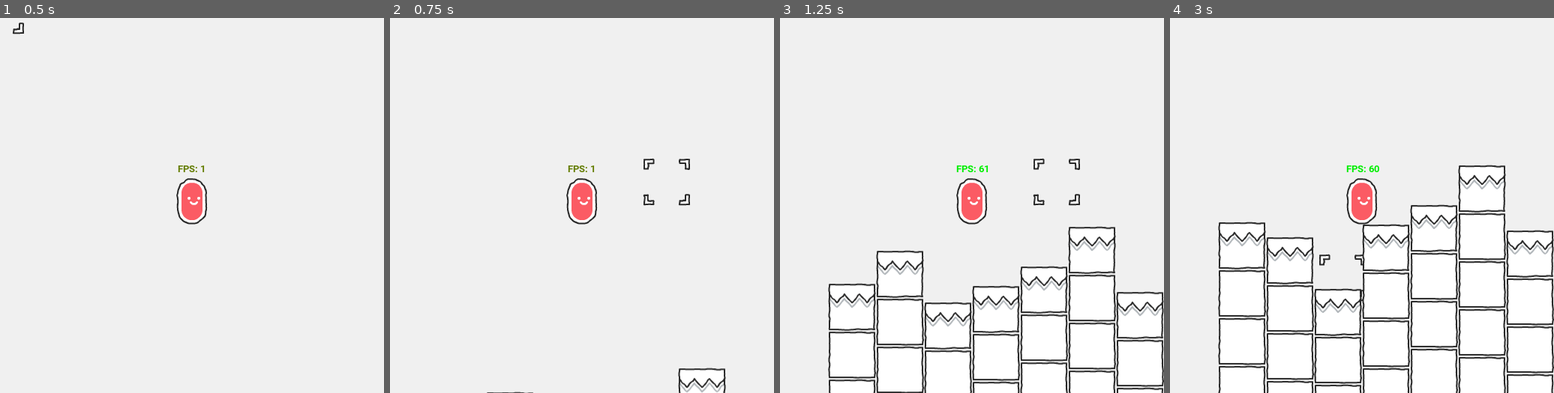
Above: before the commit, frames 1-4 (left to right).
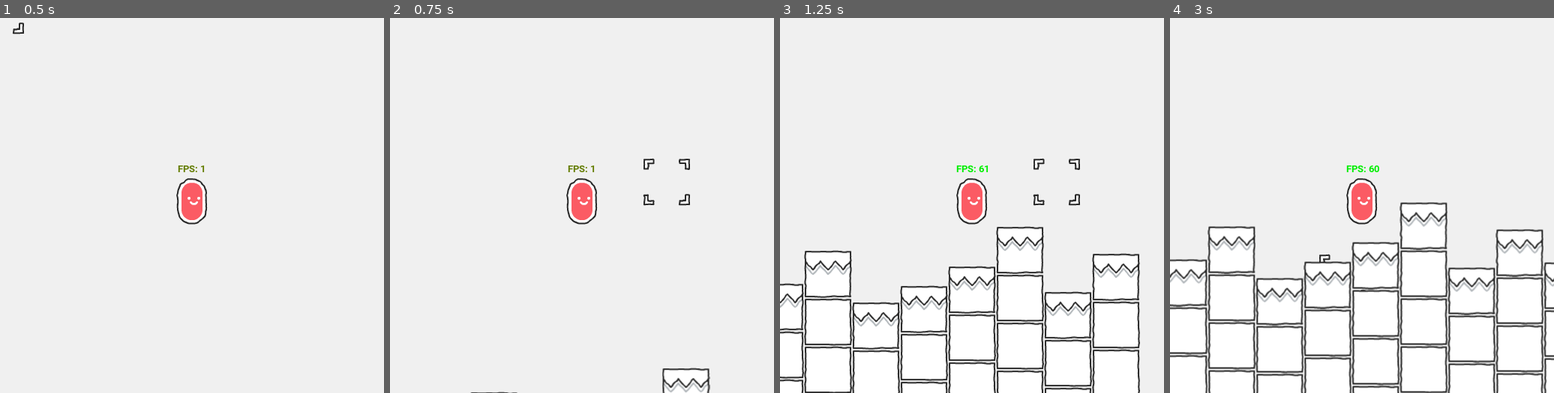
Above: after the commit, the same moments.

Repository: StarlkYT/Terrain-Generator
Game: Godot game, scene res://core/scenes/TerrainGenerator.tscn
Same seed, same stepped clock (60 frames per second), same inputs: the game is played once before the commit and once after it.
Inputs (mouse positions are in pixels of both pictures, inside the frame that each line leads up to):
- Up to frame 1 (0.5 s): no input
- Up to frame 2 (0.75 s): tap Enter at 0.5 s; move the mouse to (666, 183) at 0.52 s; press the mouse at (666, 183) at 0.53 s; hold Right (ui_right) from 0.53 s (still down)
- Up to frame 3 (1.25 s): keep holding Right (ui_right); tap Up (ui_up) at 0.77 s
- Up to frame 4 (3 s): move the mouse to (1285, 220) at 1.27 s; release the mouse at (1285, 220) at 1.28 s; click (1285, 220) at 1.35 s; tap Up (ui_up) at 1.52 s; move the mouse to (1400, 115) at 2.02 s; release Right (ui_right) at 2.03 s; press the mouse at (1400, 115) at 2.03 s; hold Left (ui_left) 2.03-2.78 s; move the mouse to (1342, 276) at 2.77 s; release the mouse at (1342, 276) at 2.78 s; hold Right (ui_right) from 2.78 s (still down); click (1342, 276) at 2.85 s

Frame 1 is identical in both runs. In frame 2, 0.5% of the frame differs, in the area x 20-88%, y 93-100%; in frame 3, 11%; in frame 4, 15%, in the area x 0-100%, y 39-100%.
Error in both runs: Attempt to call function 'is_colliding' in base 'previously freed instance' on a null instance. (res://core/scripts/utils/Block.gd:12)

Commit message:
Update Player.tscn

Diff:
--- a/core/scenes/utils/Player.tscn
+++ b/core/scenes/utils/Player.tscn
@@ -17,6 +17,10 @@
 position = Vector2( 19, 0 )
 cast_to = Vector2( 0, 500 )
 
+[node name="Left" type="RayCast2D" parent="."]
+position = Vector2( -19, 0 )
+cast_to = Vector2( 0, 500 )
+
 [node name="OnFloor" type="RayCast2D" parent="."]
 position = Vector2( 0, 30 )
 enabled = true
